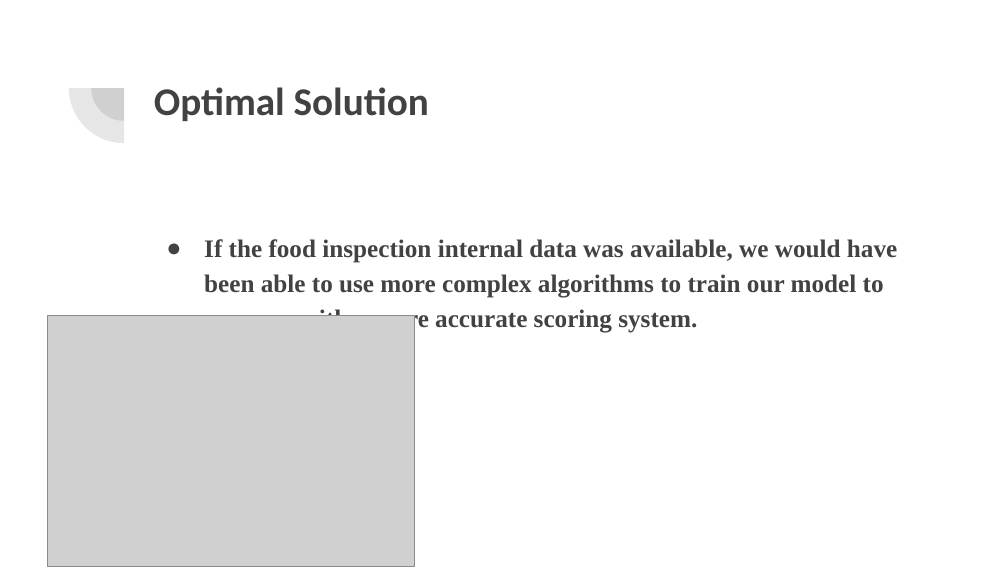
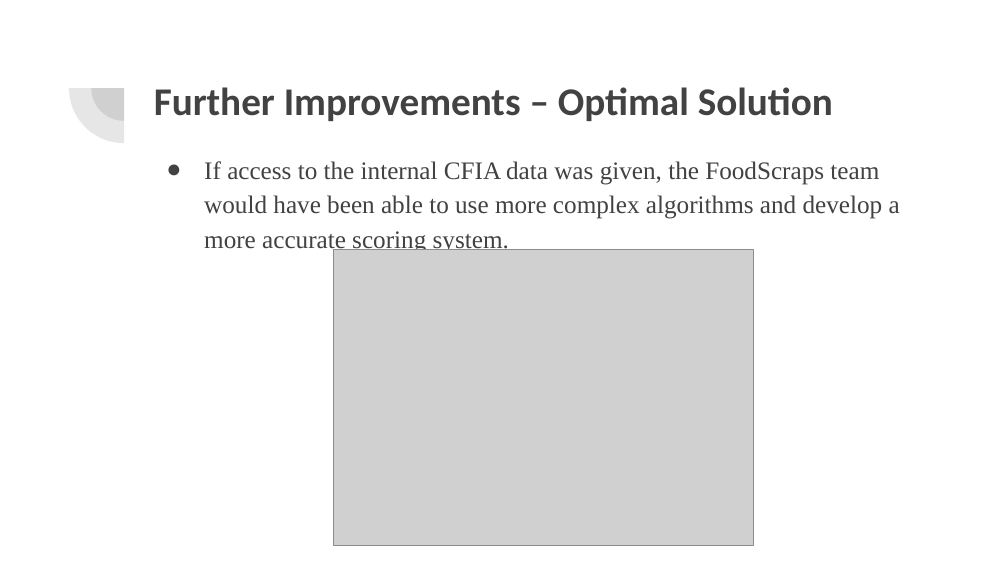
Before and after one commit to EricHaggar/FoodScraps, a slide deck: slide 4 of CANDEV Data Challenge.pptx. Drawn at 1008x567 pixels with LibreOffice and Linux fonts; fonts in the diff are those of the drawing; grey boxes stand for pictures. Boxes give left, top, right and bottom in pixels: in the first picture for what was removed or moved away, otherwise in the second. Text is boxed around its words. In the diff, an @@ line names an element or a change of style, - is before the commit and + after.

```diff
--- a/CANDEV Data Challenge.pptx
+++ b/CANDEV Data Challenge.pptx
@@ title at <box>154,87,833,121</box>: text changed @@
-Optimal Solution
+Further Improvements – Optimal Solution
@@ text at <box>204,161,900,254</box>: text changed; bold off @@
-● If the food inspection internal data was available, we would have been able to use more complex algorithms to train our model to come up with a more accurate scoring system.
+● If access to the internal CFIA data was given, the FoodScraps team would have been able to use more complex algorithms and develop a more accurate scoring system.
@@ picture: place and size @@
-picture at <box>47,316,415,567</box>
+picture at <box>334,249,753,545</box>
```
Also in this commit, not shown: 1 other slide changed, 1 slide added, 1 slide removed, 3 other files.
